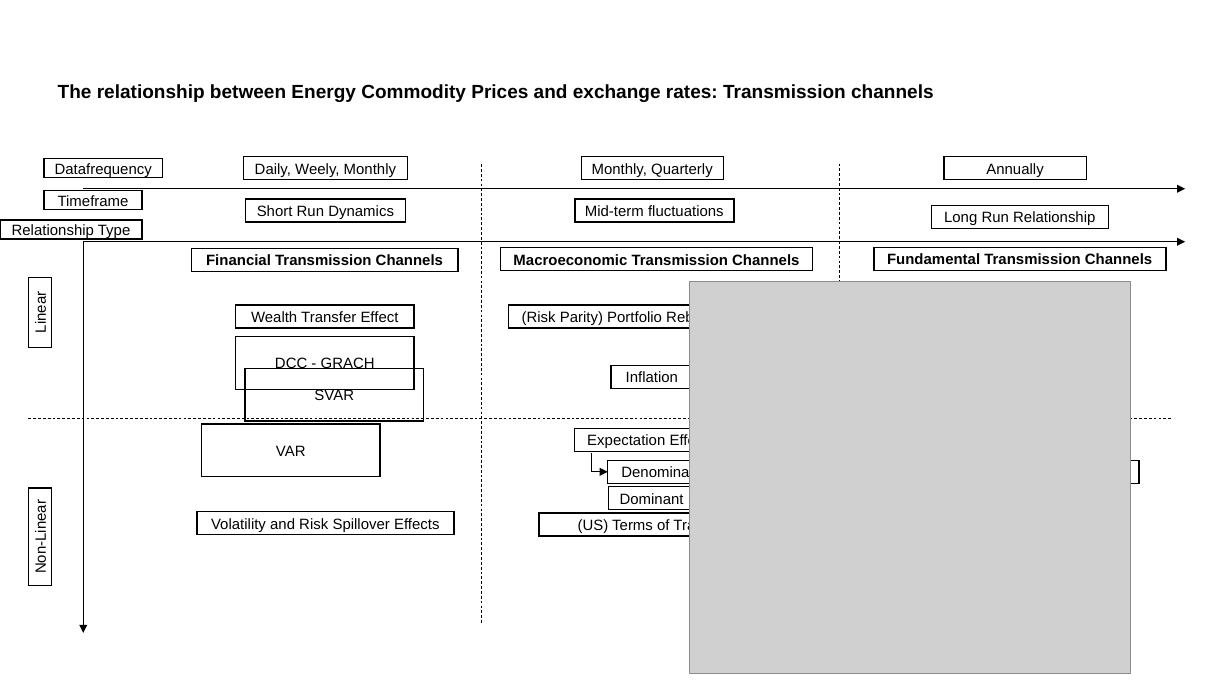
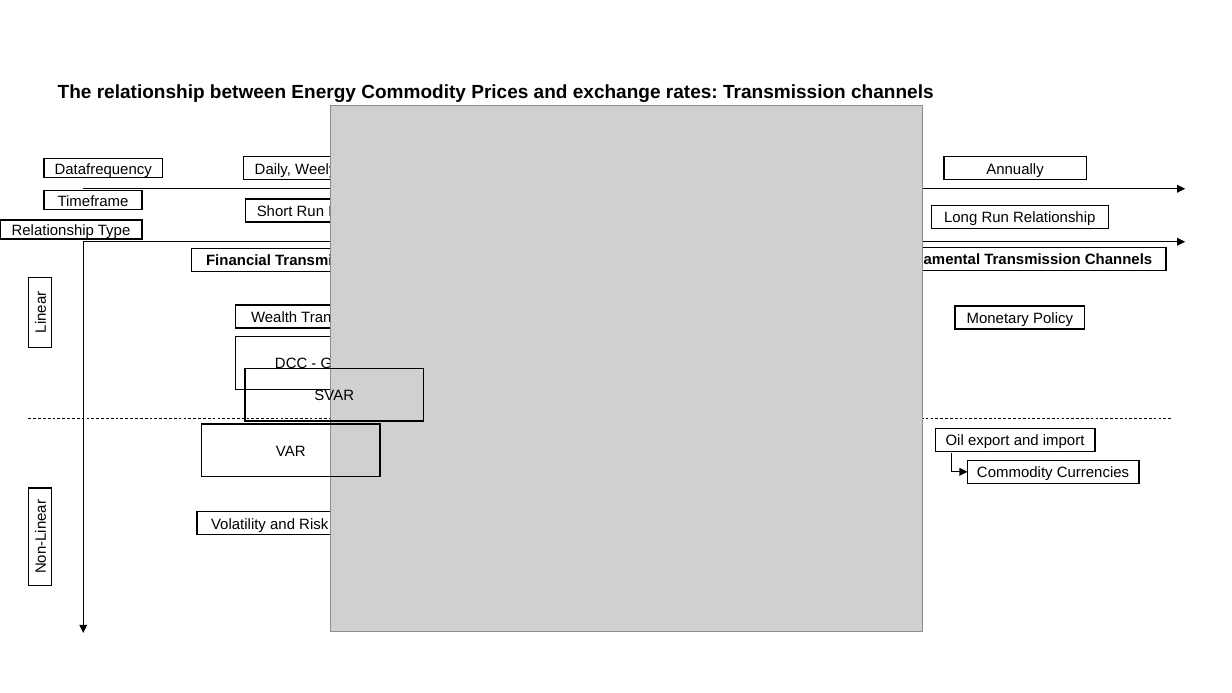
Before and after one commit to RobertHennings/Seminar, a slide deck: slide 13 of reports/presentation_pptx_version/PPTX_WiSo_Template.pptx (slide 15 before the commit). Drawn at 1232x693 pixels with LibreOffice and Linux fonts; fonts in the diff are those of the drawing; grey boxes stand for pictures; background and template pictures are left out. Boxes give left, top, right and bottom in pixels: in the first picture for what was removed or moved away, otherwise in the second. Text is boxed around its words. In the diff, an @@ line names an element or a change of style, - is before the commit and + after.

```diff
--- a/reports/presentation_pptx_version/PPTX_WiSo_Template.pptx
+++ b/reports/presentation_pptx_version/PPTX_WiSo_Template.pptx
@@ picture: place and size @@
-picture at <box>690,282,1130,673</box>
+picture at <box>330,106,922,632</box>
@@ line removed from (481, 164) to (481, 623) @@
@@ rectangle removed at <box>581,156,723,180</box> @@
-Monthly, Quarterly
@@ line removed from (840, 163) to (840, 622) @@
@@ rectangle removed at <box>575,199,734,223</box> @@
-Mid-term fluctuations
@@ rectangle removed at <box>501,247,813,271</box> @@
-Macroeconomic Transmission Channels
@@ rectangle removed at <box>508,305,805,329</box> @@
-(Risk Parity) Portfolio Rebalancing Effect
@@ rectangle added at <box>955,306,1085,330</box>, outline #000000 1 pt, 11 pt, text #000000 @@
+Monetary Policy
@@ rectangle removed at <box>611,366,693,389</box> @@
-Inflation
@@ rectangle removed at <box>575,428,728,452</box> @@
-Expectation Effects
@@ rectangle added at <box>936,428,1095,452</box>, outline #000000 1 pt, 11 pt, text #000000 @@
+Oil export and import
@@ rectangle removed at <box>607,461,770,484</box> @@
-Denomination Effect
@@ elbow arrow moved from (592, 453) - (607, 471) to (950, 453) - (967, 471) @@
@@ rectangle removed at <box>608,487,786,510</box> @@
-Dominant Pricing Effect
@@ rectangle removed at <box>539,513,793,537</box> @@
-(US) Terms of Trade Effect
```
Also in this commit, not shown: 2 other slides changed, 1 slide added, 2 slides removed.
